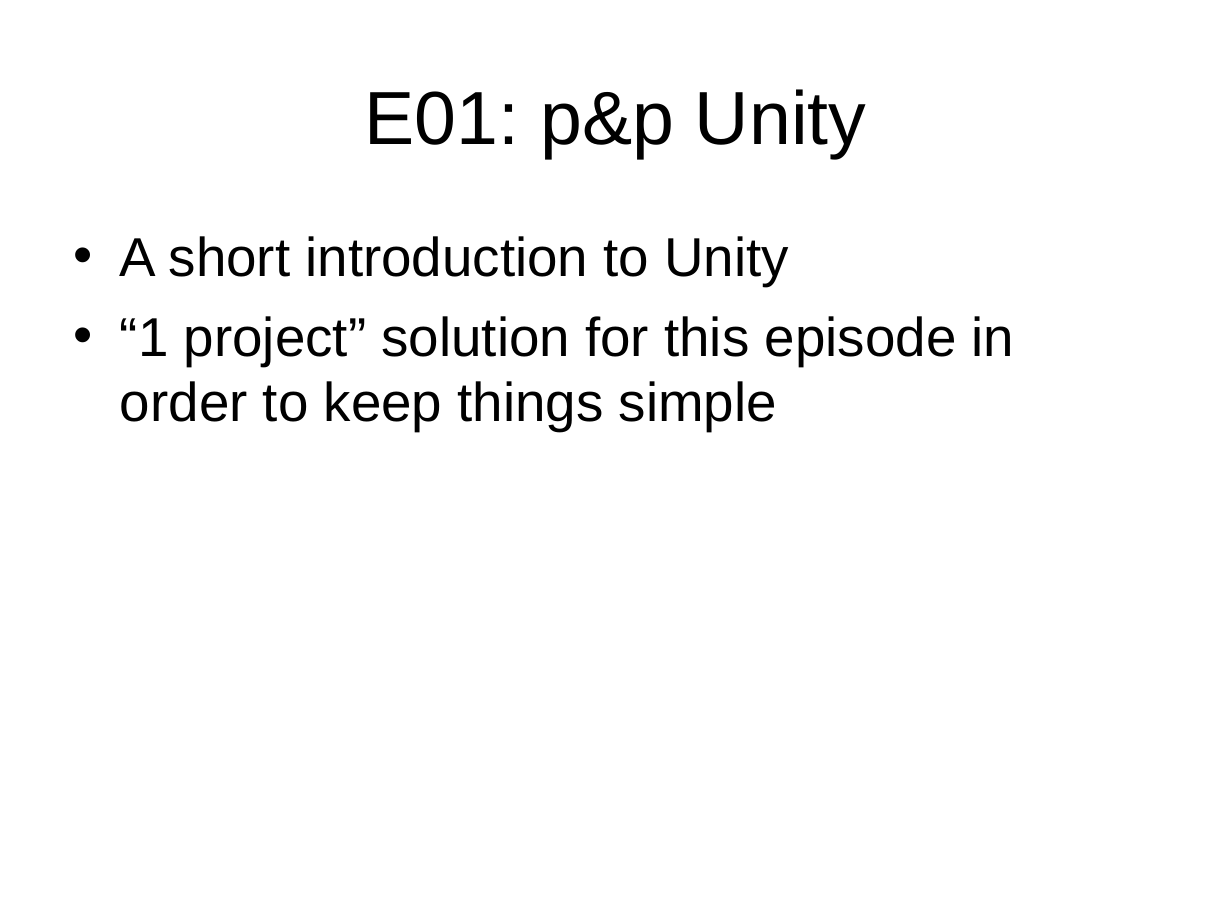
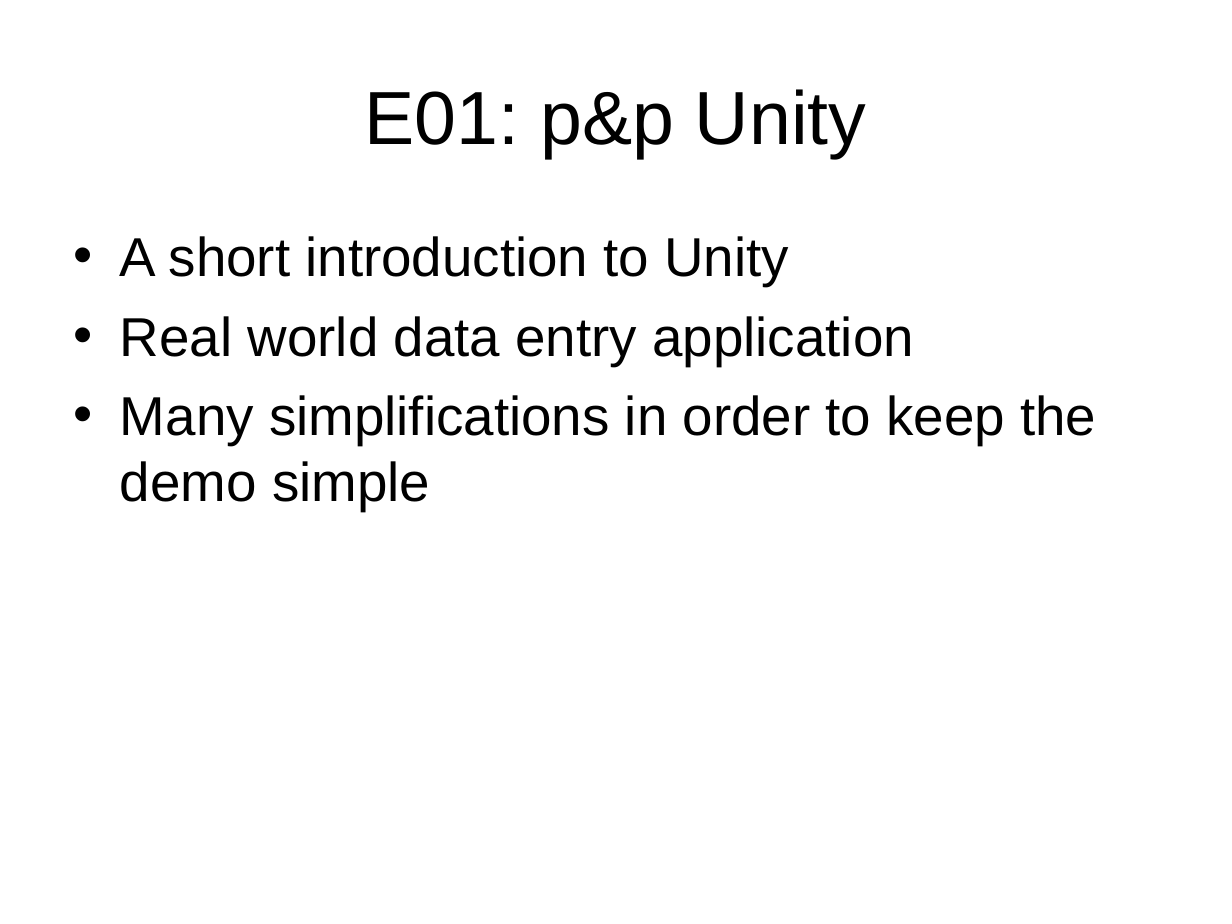
Before and after one commit to Raconeisteron/bakopanos, a slide deck: slide 3 of blog/videos/E01/E01.ppt. Drawn at 1232x924 pixels with LibreOffice and Linux fonts; fonts in the diff are those of the drawing; background and template pictures are left out. Boxes give left, top, right and bottom in pixels: in the first picture for what was removed or moved away, otherwise in the second. Text is boxed around its words. In the diff, an @@ line names an element or a change of style, - is before the commit and + after.

Commit message:
episode1

```diff
--- a/blog/videos/E01/E01.ppt
+++ b/blog/videos/E01/E01.ppt
@@ text at (120, 316, 1096, 511): text changed @@
-• “1 project” solution for this episode in order to keep things simple
+• Real world data entry application
+• Many simplifications in order to keep the demo simple
```
Also in this commit, not shown: 1 slide added, 21 other files.
